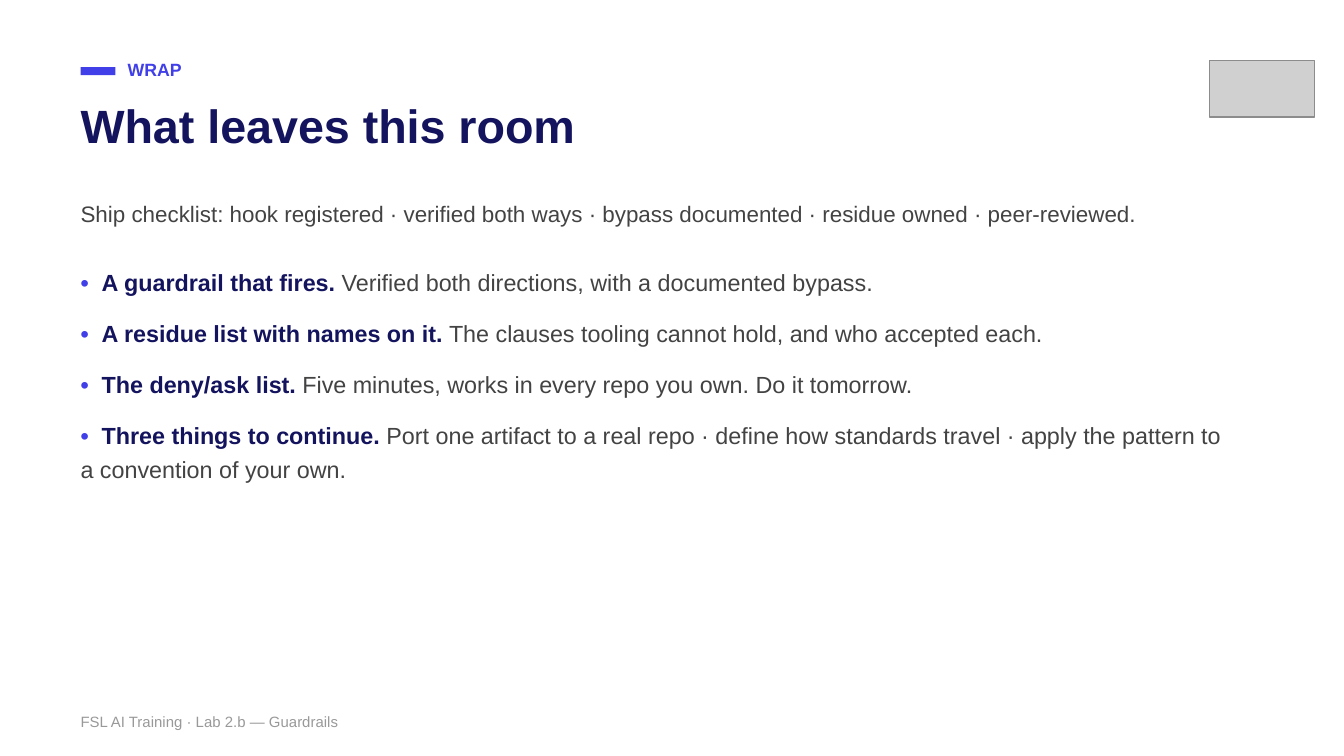
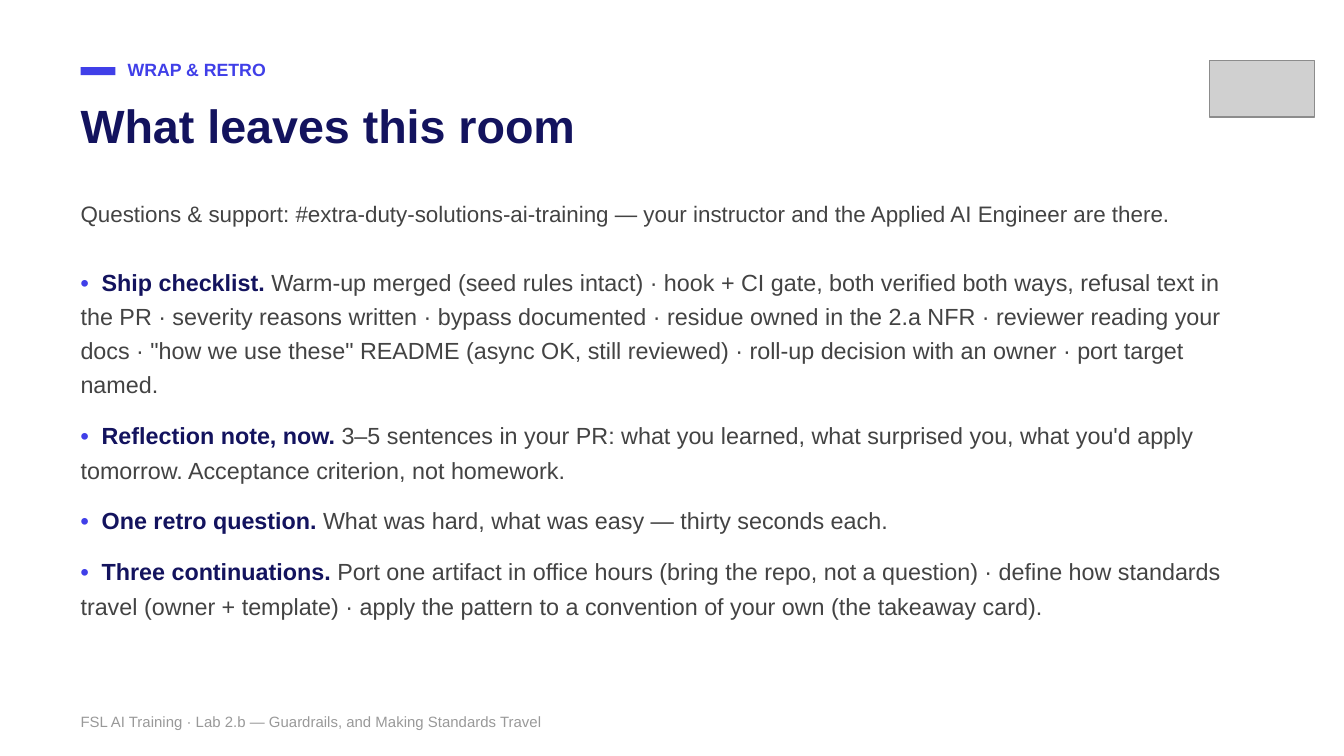
Before and after one commit to mike-tajmajer-fullstacklabs/fsl-taskboard-lab, a slide deck: slide 25 of docs/instructor/lab-2b-guardrails.pptx (slide 23 before the commit). Drawn at 1344x756 pixels with LibreOffice and Linux fonts; fonts in the diff are those of the drawing; grey boxes stand for pictures. Boxes give left, top, right and bottom in pixels: in the first picture for what was removed or moved away, otherwise in the second. Text is boxed around its words. In the diff, an @@ line names an element or a change of style, - is before the commit and + after.

```diff
--- a/docs/instructor/lab-2b-guardrails.pptx
+++ b/docs/instructor/lab-2b-guardrails.pptx
@@ text at (128, 63, 266, 76): text changed @@
-WRAP
+WRAP & RETRO
@@ text at (81, 205, 1169, 227): text changed @@
-Ship checklist: hook registered · verified both ways · bypass documented · residue owned · peer-reviewed.
+Questions & support: #extra-duty-solutions-ai-training — your instructor and the Applied AI Engineer are there.
@@ text at (81, 274, 1220, 620): text changed @@
-• A guardrail that fires. Verified both directions, with a documented bypass.
-• A residue list with names on it. The clauses tooling cannot hold, and who accepted each.
-• The deny/ask list. Five minutes, works in every repo you own. Do it tomorrow.
-• Three things to continue. Port one artifact to a real repo · define how standards travel · apply the pattern to a convention of your own.
+• Ship checklist. Warm-up merged (seed rules intact) · hook + CI gate, both verified both ways, refusal text in the PR · severity reasons written · bypass documented · residue owned in the 2.a NFR · reviewer reading your docs · "how we use these" README (async OK, still reviewed) · roll-up decision with an owner · port target named.
+• Reflection note, now. 3–5 sentences in your PR: what you learned, what surprised you, what you'd apply tomorrow. Acceptance criterion, not homework.
+• One retro question. What was hard, what was easy — thirty seconds each.
+• Three continuations. Port one artifact in office hours (bring the repo, not a question) · define how standards travel (owner + template) · apply the pattern to a convention of your own (the takeaway card).
@@ text at (81, 716, 541, 730): text changed @@
-FSL AI Training · Lab 2.b — Guardrails
+FSL AI Training · Lab 2.b — Guardrails, and Making Standards Travel
```
Also in this commit, not shown: 21 other slides changed, 3 slides added, 1 slide removed, 10 other files.
